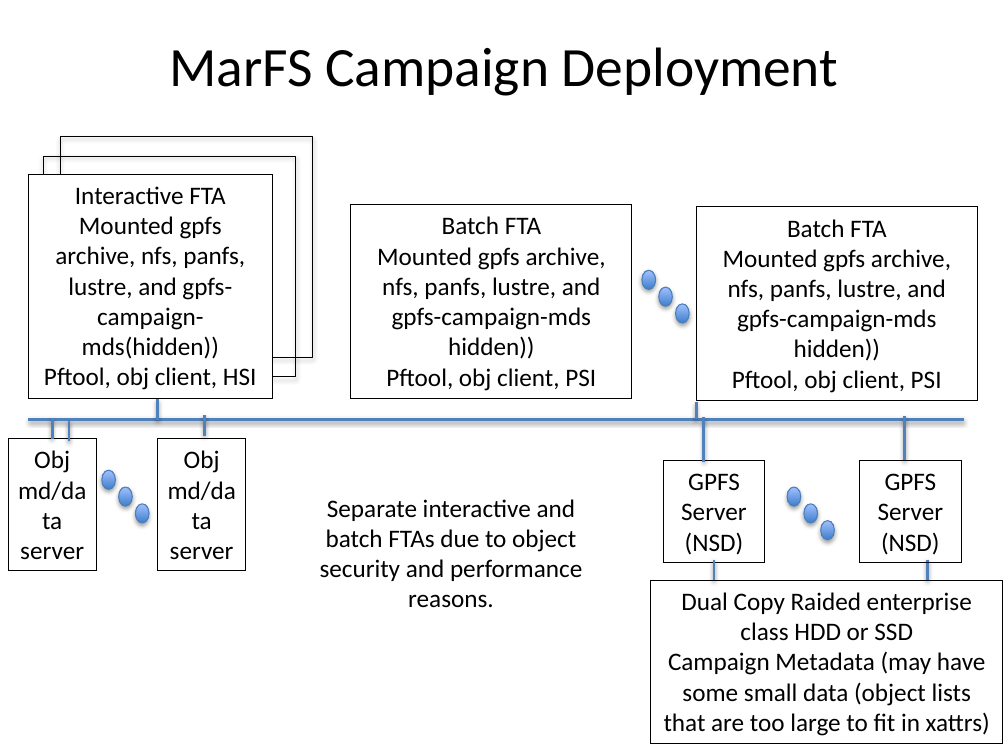
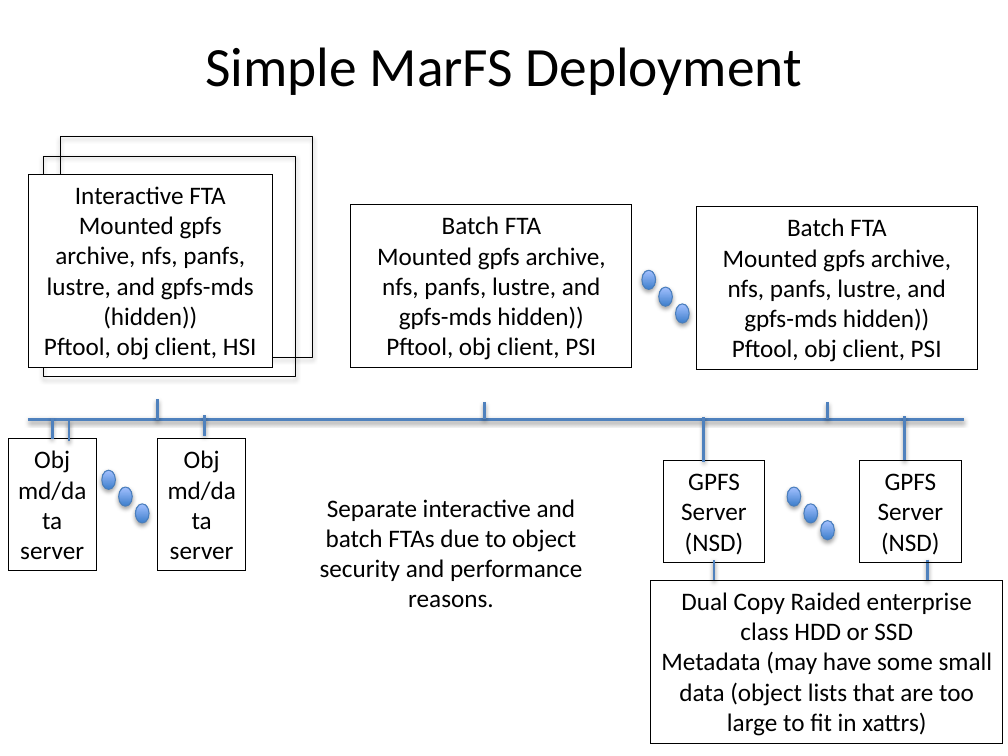
Before and after one commit to mar-file-system/marfs, a slide deck: slide 7 of Documentation/MarFS.pptx (slide 6 before the commit). Drawn at 1008x756 pixels with LibreOffice and Linux fonts; fonts in the diff are those of the drawing. Boxes give left, top, right and bottom in pixels: in the first picture for what was removed or moved away, otherwise in the second. Text is boxed around its words. In the diff, an @@ line names an element or a change of style, - is before the commit and + after.

```diff
--- a/Documentation/MarFS.pptx
+++ b/Documentation/MarFS.pptx
@@ title at (205, 47, 802, 95): text changed @@
-MarFS Campaign Deployment
+Simple MarFS Deployment
@@ rectangle "Interactive FTA": place and size @@
-rectangle "Interactive FTA" at (28, 174, 273, 398)
+rectangle "Interactive FTA" at (28, 174, 273, 368)
@@ rectangle "Batch FTA": place and size @@
-rectangle "Batch FTA" at (351, 205, 632, 398)
+rectangle "Batch FTA" at (351, 205, 632, 368)
@@ rectangle "Batch FTA": place and size @@
-rectangle "Batch FTA" at (697, 207, 978, 400)
+rectangle "Batch FTA" at (697, 207, 978, 370)
@@ text in rectangle at (47, 216, 254, 329): text changed @@
-Mounted gpfs archive, nfs, panfs, lustre, and gpfs-campaign-mds(hidden))
+Mounted gpfs archive, nfs, panfs, lustre, and gpfs-mds (hidden))
@@ text in rectangle at (377, 247, 606, 330): text changed @@
-Mounted gpfs archive, nfs, panfs, lustre, and gpfs-campaign-mds hidden))
+Mounted gpfs archive, nfs, panfs, lustre, and gpfs-mds hidden))
@@ text in rectangle at (723, 249, 951, 332): text changed @@
-Mounted gpfs archive, nfs, panfs, lustre, and gpfs-campaign-mds hidden))
+Mounted gpfs archive, nfs, panfs, lustre, and gpfs-mds hidden))
@@ line added from (485, 419) to (485, 402), #4F81BD 2 pt @@
@@ line moved from (697, 419) - (697, 402) to (828, 419) - (828, 402) @@
@@ text in rectangle at (661, 651, 993, 736): text changed @@
-Campaign Metadata (may have some small data (object lists that are too large to fit in xattrs)
+Metadata (may have some small data (object lists that are too large to fit in xattrs)
```
Also in this commit, not shown: 12 other slides changed, 8 slides added, 2 slides removed, 2 other files.
